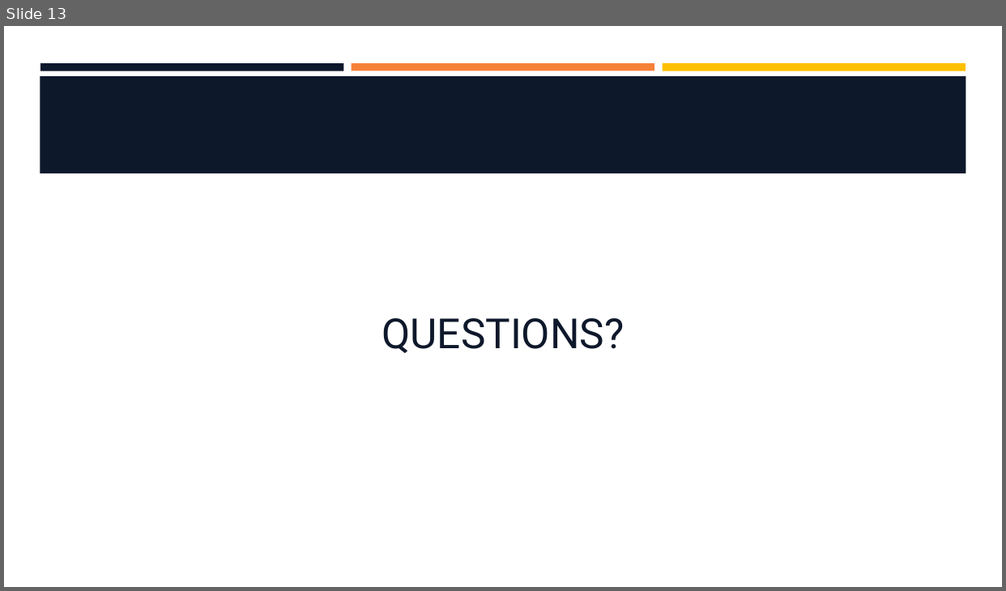
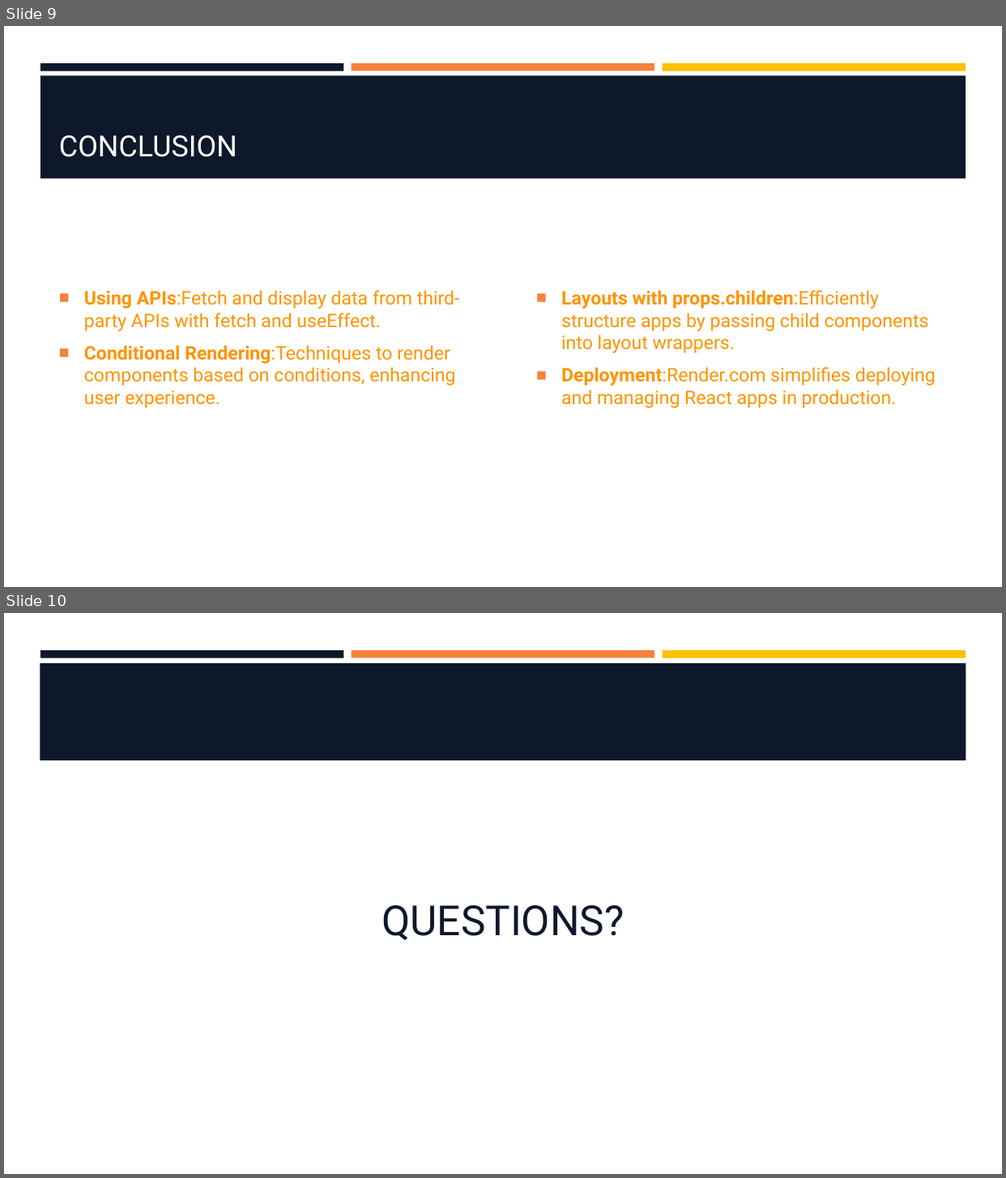
Before and after one commit to hawkeye1900/SBC-Sept24, a slide deck: week-9/W9-S3-Rendering-API-Deployment/W9-S3-Rendering-API-Deployment.pptx. Shown one above the other, each under a label of ours: slide 13 before the commit, slides 9 and 10 after it. The pictures are 1006x591 and 1006x1178 pixels, drawn with LibreOffice and Linux fonts; fonts in the diff are those of the drawing; background and template pictures are left out. Boxes give left, top, right and bottom in pixels: in the first picture for what was removed or moved away, otherwise in the second. Text is boxed around its words. In the diff, an @@ line names an element or a change of style, - is before the commit and + after.

```diff
--- a/week-9/W9-S3-Rendering-API-Deployment/W9-S3-Rendering-API-Deployment.pptx
+++ b/week-9/W9-S3-Rendering-API-Deployment/W9-S3-Rendering-API-Deployment.pptx
@@ slide 9 added at bbox=[4, 26, 1002, 587], background #FFFFFF; not listed: 3 template elements that a slide beside it also shows @@
@@ rectangle added at bbox=[40, 75, 966, 179], fill #0E182B @@
@@ title added at bbox=[59, 135, 237, 157], 28 pt, text #FFFFFF @@
+CONCLUSION
@@ text added at bbox=[84, 290, 460, 408], 18 pt, text #FF9300 @@
+■ Using APIs:Fetch and display data from third-party APIs with fetch and useEffect.
+■ Conditional Rendering:Techniques to render components based on conditions, enhancing user experience.
@@ text added at bbox=[561, 290, 936, 408], 18 pt, text #FF9300 @@
+■ Layouts with props.children:Efficiently structure apps by passing child components into layout wrappers.
+■ Deployment:Render.com simplifies deploying and managing React apps in production.
@@ what was slide 13 is now slide 10 @@
```
Also in this commit, not shown: 4 slides changed, 4 other slides added, 8 slides removed, 1 other file.
